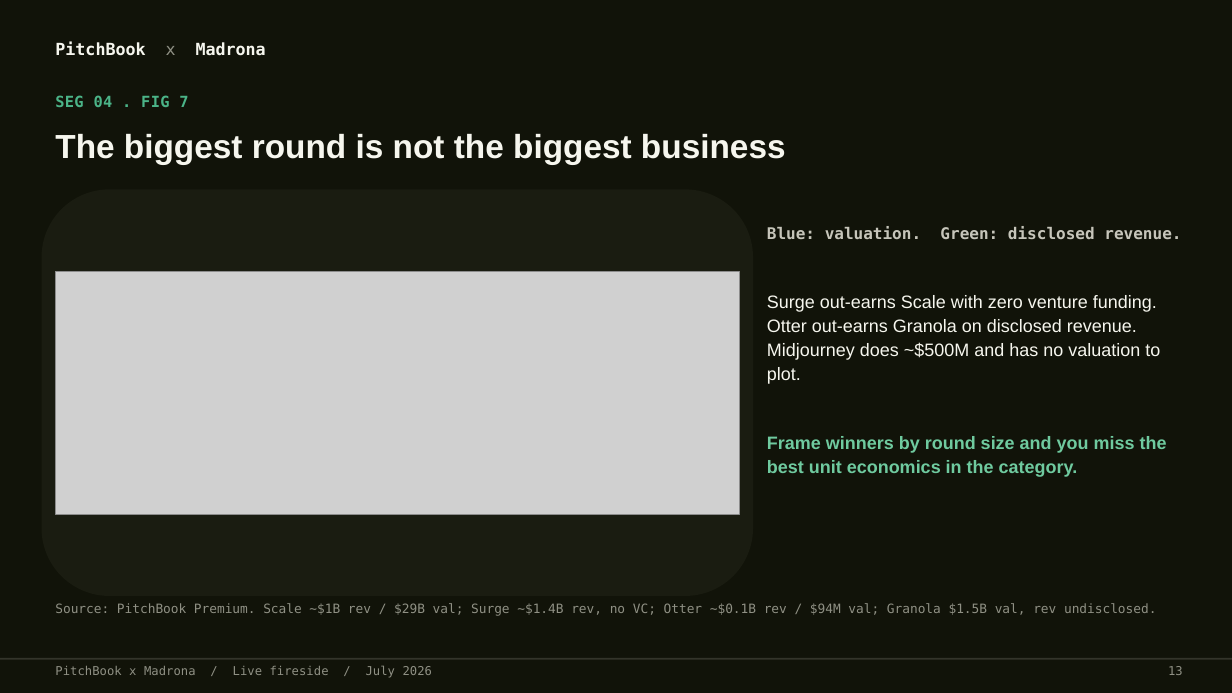
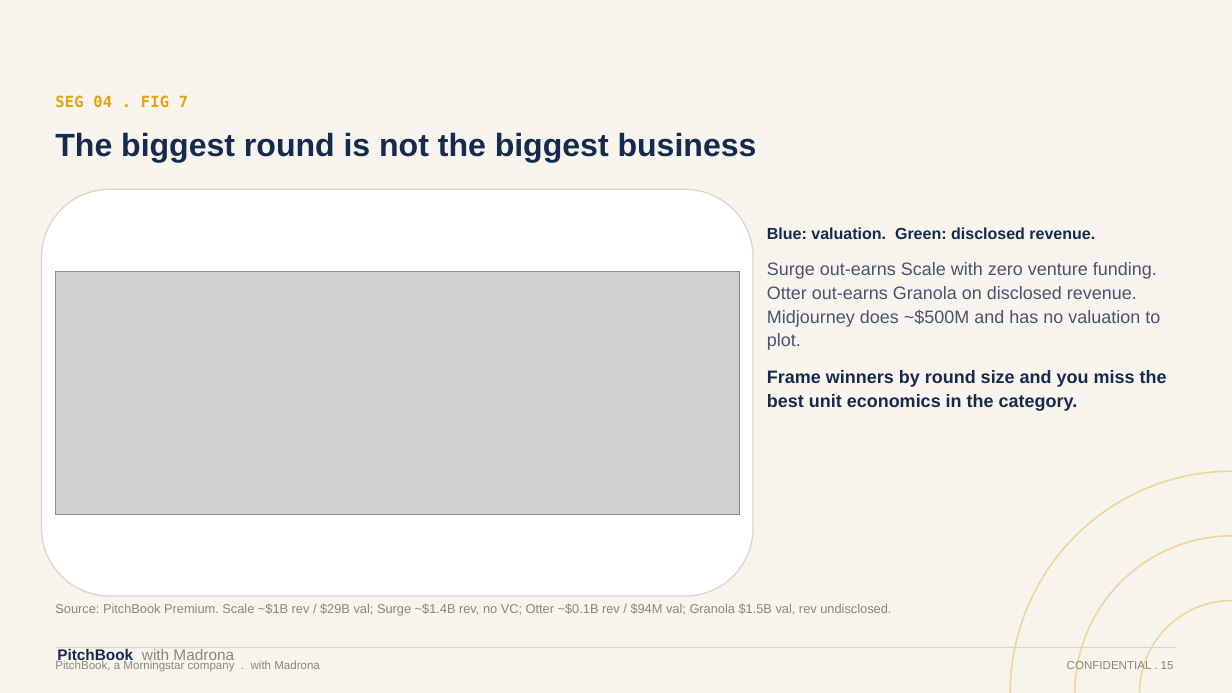
Before and after one commit to HRPB-SA/pitchbook-analyst-agent, a slide deck: slide 16 of output/Fireside_Durability_IPOs_Duopoly_Jul2026.pptx (slide 14 before the commit). Drawn at 1232x693 pixels with LibreOffice and Linux fonts; fonts in the diff are those of the drawing; grey boxes stand for pictures. Boxes give left, top, right and bottom in pixels: in the first picture for what was removed or moved away, otherwise in the second. Text is boxed around its words. In the diff, an @@ line names an element or a change of style, - is before the commit and + after.

```diff
--- a/output/Fireside_Durability_IPOs_Duopoly_Jul2026.pptx
+++ b/output/Fireside_Durability_IPOs_Duopoly_Jul2026.pptx
@@ rectangle at [0,0,1232,693]: fill #111309 to #F7F4ED @@
@@ text "SEG 04 . FIG 7" at [55,95,188,108]: text colour #4BB488 to #E2A413 @@
@@ text "The biggest round is not ..." at [55,132,757,163]: size 26 to 25 pt, text colour #F6F6EE to #152A4D @@
@@ rounded rectangle at [42,189,753,596]: fill #1A1C11 to #FFFFFF; outline none to #DDD6C8 1 pt @@
@@ text "Blue: valuation. Green: disclosed revenue." at [767,227,1167,411]: font DejaVu Sans Mono to Arial, text colour #C6C5BA to #152A4D in "Blue: valuation. Green: disclosed revenue."; text colour #F6F6EE to #48546E in "Surge out-earns Scale with zero venture funding. ..."; text colour #6FCA9F to #152A4D in "Frame winners by round size and you ..."; more space between paragraphs @@
@@ ellipse added at [1010,471,1232,693], outline #EFD79A 1.25 pt @@
@@ ellipse added at [1075,536,1232,693], outline #EFD79A 1.25 pt @@
@@ text "Source: PitchBook Premium. Scale ~$1B ..." at [55,603,891,616]: font DejaVu Sans Mono to Arial, text colour #8F9084 to #8B8676 @@
@@ ellipse added at [1140,601,1232,693], outline #EFD79A 1.25 pt @@
@@ rectangle: place and size @@
-rectangle at [0,658,1232,660]
+rectangle at [55,647,1177,648]
@@ rectangle at [55,647,1177,648]: fill #33342A to #DDD6C8 @@
@@ text at [57,649,234,663]: text changed; size 13 to 12 pt; font DejaVu Sans Mono to Arial; text colour #F6F6EE to #8B8676; bold off @@
-PitchBook x Madrona
+PitchBook with Madrona
@@ text at [55,660,320,672]: text changed; size 9.5 to 9 pt; font DejaVu Sans Mono to Arial; text colour #8F9084 to #8B8676 @@
-PitchBook x Madrona / Live fireside / July 2026
+PitchBook, a Morningstar company . with Madrona
@@ text added at [1067,660,1174,672], 9 pt, text #8B8676 @@
+CONFIDENTIAL . 15
@@ text removed at [1168,666,1183,675] @@
-13
```
Also in this commit, not shown: 16 other slides changed, 4 slides added, 1 other file.
